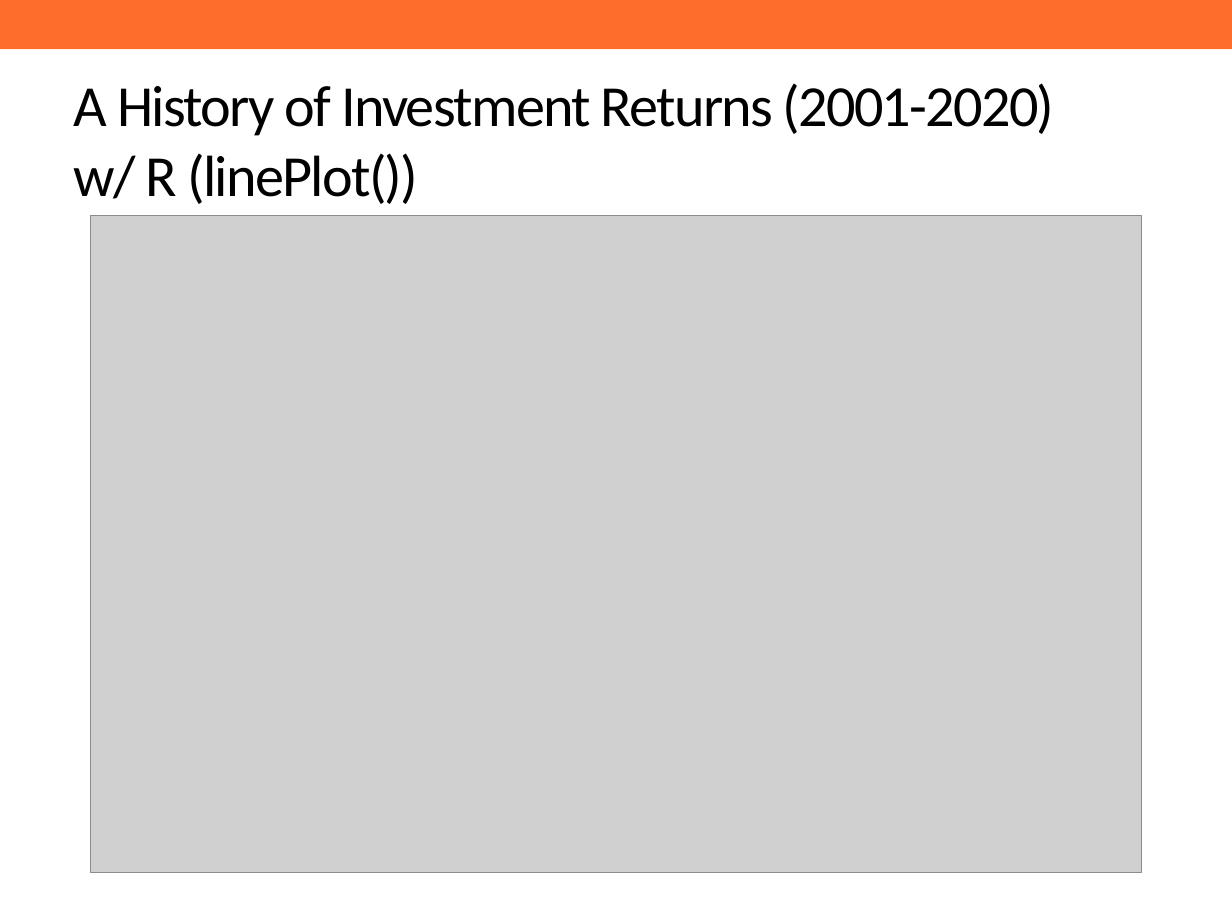
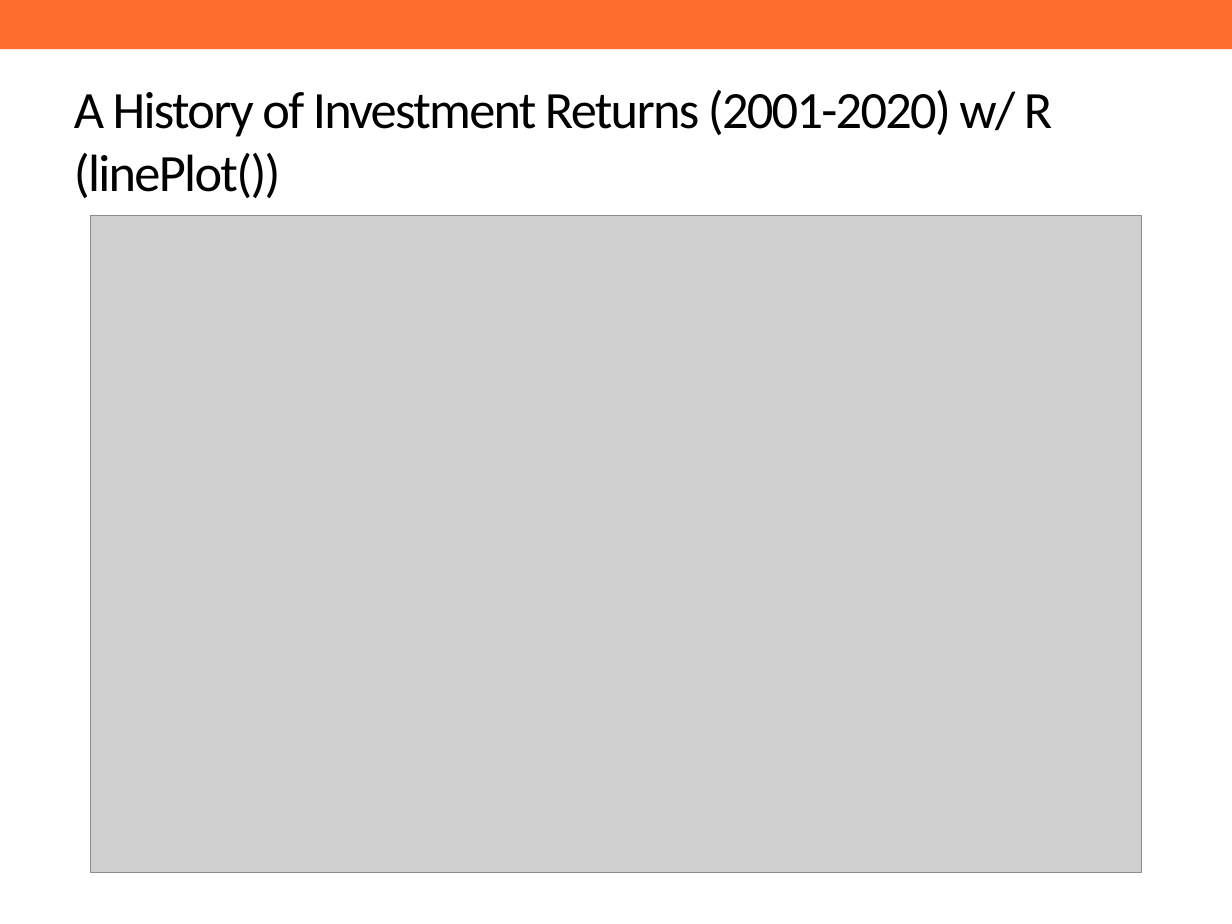
Before and after one commit to ReasonFoundation/GraphicsR, a slide deck: slide 6 of DeckUpdate/SamplePPT.pptx. Drawn at 1232x924 pixels with LibreOffice and Linux fonts; fonts in the diff are those of the drawing; grey boxes stand for pictures; background and template pictures are left out. Boxes give left, top, right and bottom in pixels: in the first picture for what was removed or moved away, otherwise in the second. Text is boxed around its words. In the diff, an @@ line names an element or a change of style, - is before the commit and + after.

```diff
--- a/DeckUpdate/SamplePPT.pptx
+++ b/DeckUpdate/SamplePPT.pptx
@@ title "A History of Investment Returns ..." at bbox=[74, 90, 1052, 198]: size 34 to 30.6 pt @@
```
Also in this commit, not shown: 5 other slides changed, 5 other files.
